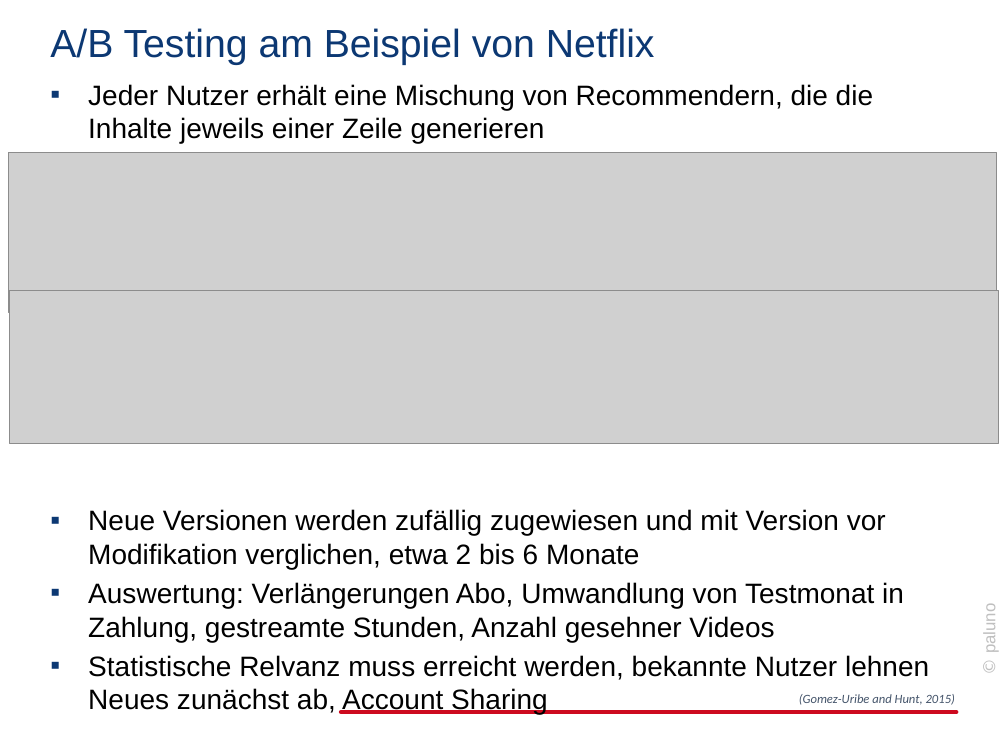
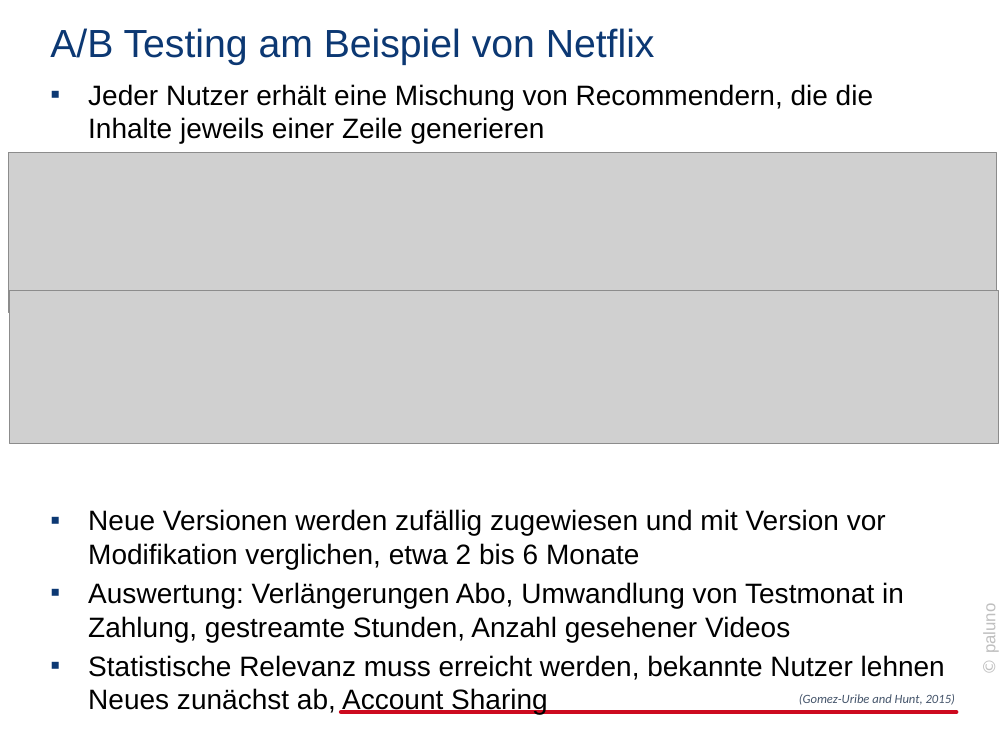
Before and after one commit to jabuettner/citavi, a slide deck: slide 19 of Diss (repo)/Recommender.pptx. Drawn at 1008x756 pixels with LibreOffice and Linux fonts; fonts in the diff are those of the drawing; grey boxes stand for pictures; background and template pictures are left out. Boxes give left, top, right and bottom in pixels: in the first picture for what was removed or moved away, otherwise in the second. Text is boxed around its words. In the diff, an @@ line names an element or a change of style, - is before the commit and + after.

Commit message:
Präsentation um Beispiele ergänzt

```diff
--- a/Diss (repo)/Recommender.pptx
+++ b/Diss (repo)/Recommender.pptx
@@ text at <box>88,582,945,715</box>: text changed @@
-▪ Auswertung: Verlängerungen Abo, Umwandlung von Testmonat in Zahlung, gestreamte Stunden, Anzahl gesehner Videos
-▪ Statistische Relvanz muss erreicht werden, bekannte Nutzer lehnen Neues zunächst ab, Account Sharing
+▪ Auswertung: Verlängerungen Abo, Umwandlung von Testmonat in Zahlung, gestreamte Stunden, Anzahl gesehener Videos
+▪ Statistische Relevanz muss erreicht werden, bekannte Nutzer lehnen Neues zunächst ab, Account Sharing
```
Also in this commit, not shown: 12 other slides changed, 5 slides added, 1 slide removed.
